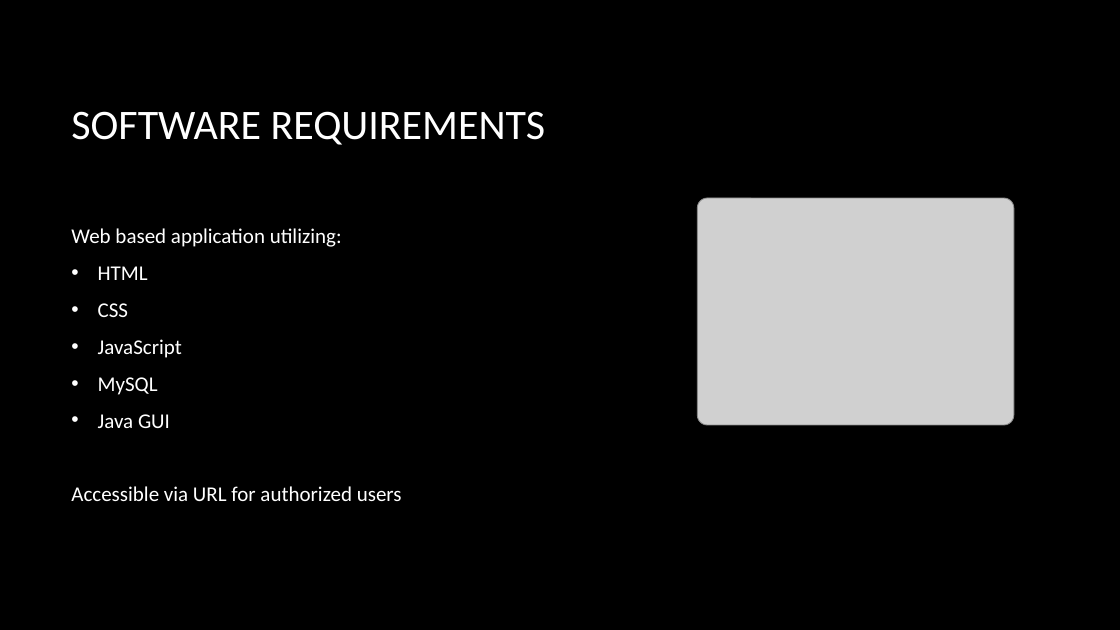
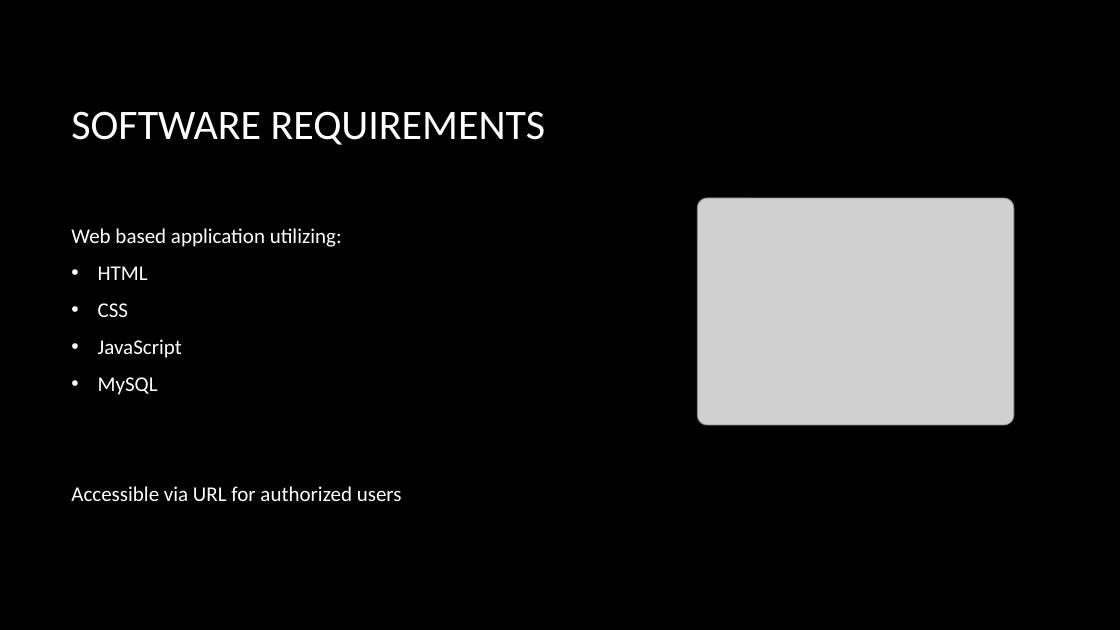
Before and after one commit to sam720/movieProject, a slide deck: slide 19 of Movie Theater ticket sales system.pptx. Drawn at 1120x630 pixels with LibreOffice and Linux fonts; fonts in the diff are those of the drawing; grey boxes stand for pictures; background and template pictures are left out. Boxes give left, top, right and bottom in pixels: in the first picture for what was removed or moved away, otherwise in the second. Text is boxed around its words. In the diff, an @@ line names an element or a change of style, - is before the commit and + after.

```diff
--- a/Movie Theater ticket sales system.pptx
+++ b/Movie Theater ticket sales system.pptx
@@ text at (98,414,170,428): paragraph removed @@
-• Java GUI
```
